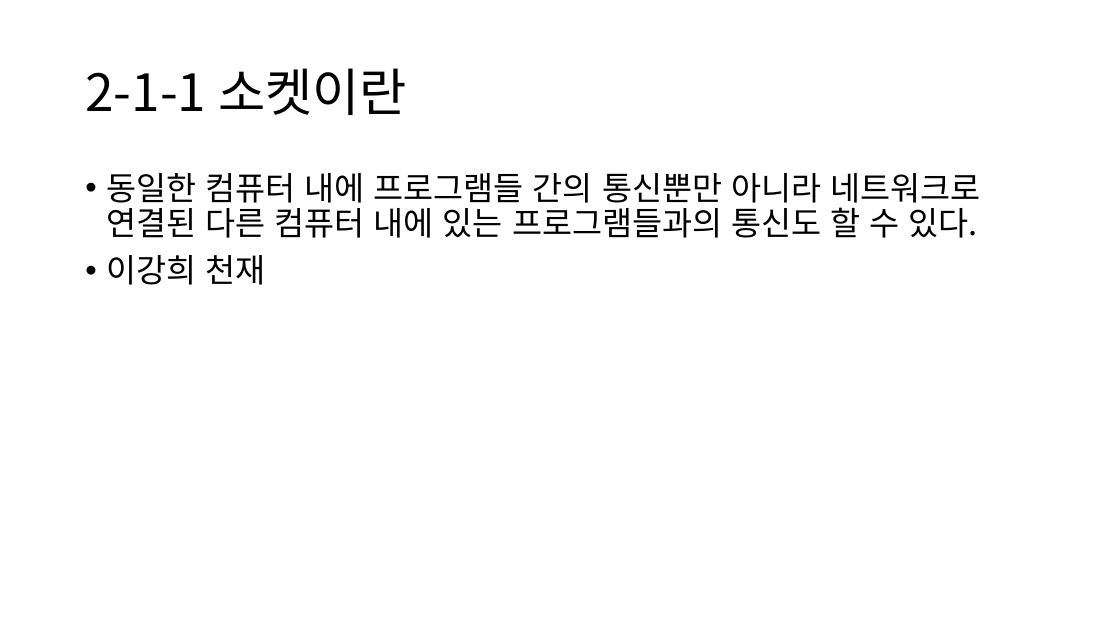
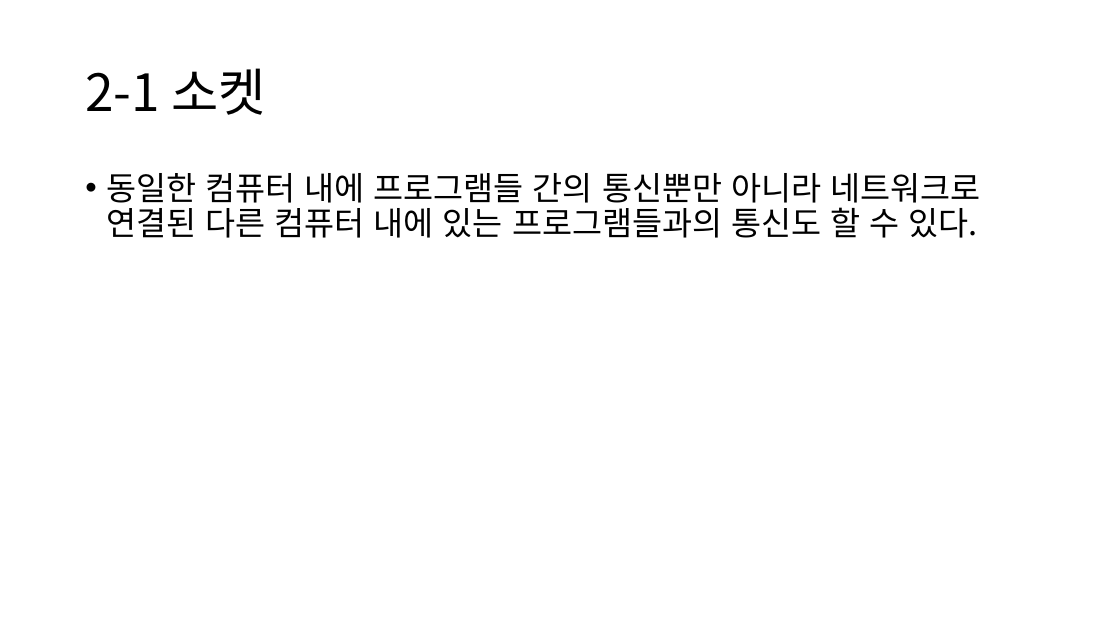
Before and after one commit to OnionLee/game_server_study, a slide deck: slide 3 of doc/온라인 게임 서버 - 기초편.pptx. Drawn at 1120x630 pixels with LibreOffice and Linux fonts; fonts in the diff are those of the drawing. Boxes give left, top, right and bottom in pixels: in the first picture for what was removed or moved away, otherwise in the second. Text is boxed around its words. In the diff, an @@ line names an element or a change of style, - is before the commit and + after.

```diff
--- a/doc/온라인 게임 서버 - 기초편.pptx
+++ b/doc/온라인 게임 서버 - 기초편.pptx
@@ title at [85,68,266,115]: text changed @@
-2-1-1 소켓이란
+2-1 소켓
@@ text at [106,255,266,285]: paragraph removed @@
-• 이강희 천재
```
Also in this commit, not shown: 2 other slides changed, 14 slides added, 12 other files.
